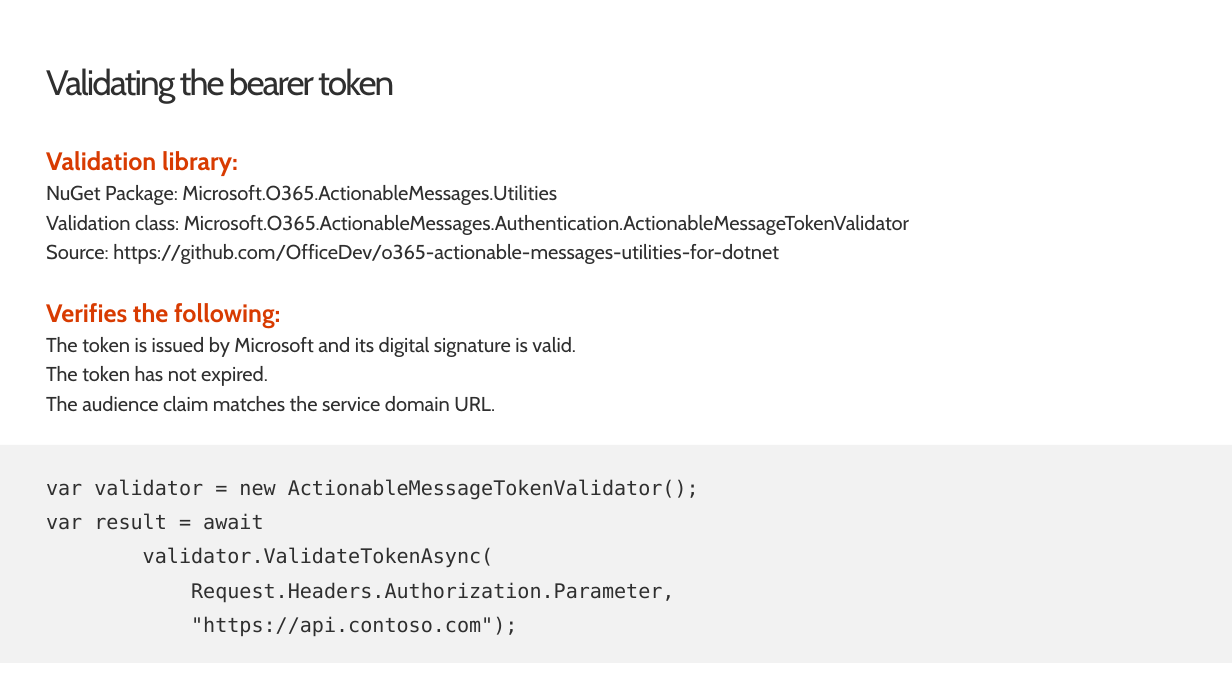
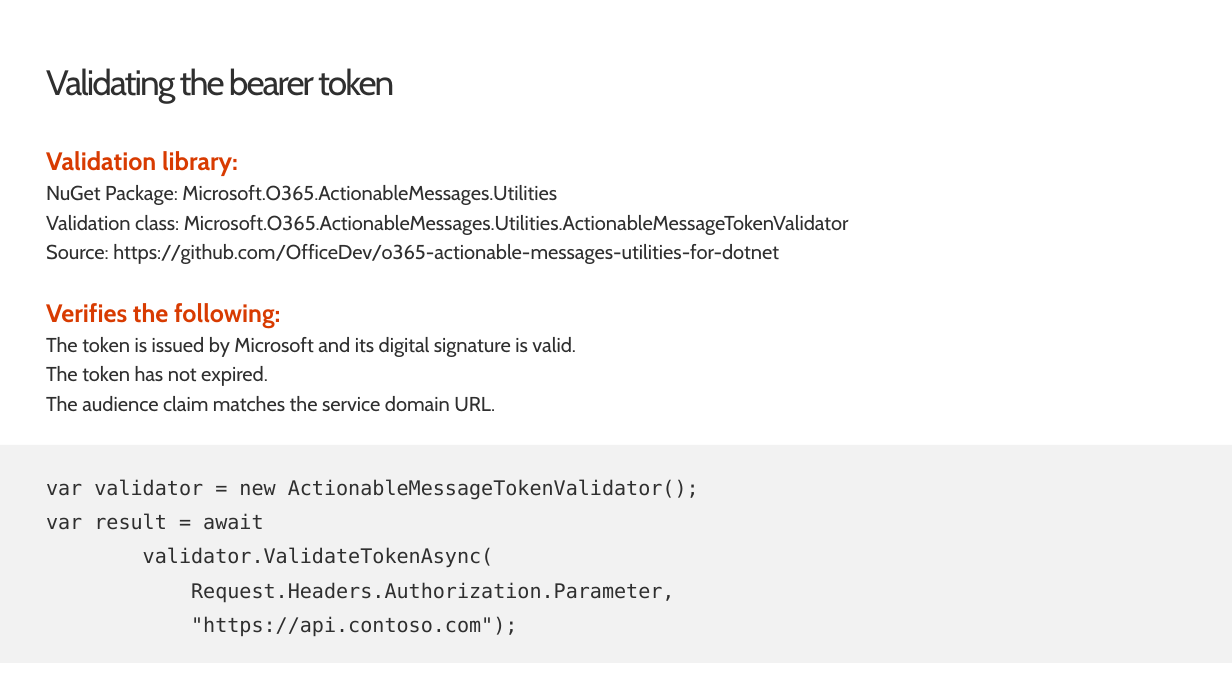
Before and after one commit to OfficeDev/TrainingContent, a slide deck: slide 9 of ConnectorActionableMsgs/03 Adaptive Cards/03 Handling Actions.pptx. Drawn at 1232x693 pixels with LibreOffice and Linux fonts; fonts in the diff are those of the drawing; background and template pictures are left out. Boxes give left, top, right and bottom in pixels: in the first picture for what was removed or moved away, otherwise in the second. Text is boxed around its words. In the diff, an @@ line names an element or a change of style, - is before the commit and + after.

Commit message:
Update Actionable Email Dashboard screenshot and url

```diff
--- a/ConnectorActionableMsgs/03 Adaptive Cards/03 Handling Actions.pptx
+++ b/ConnectorActionableMsgs/03 Adaptive Cards/03 Handling Actions.pptx
@@ text at (46, 215, 849, 235): text changed @@
-Validation class: Microsoft.O365.ActionableMessages.Authentication.ActionableMessageTokenValidator
+Validation class: Microsoft.O365.ActionableMessages.Utilities.ActionableMessageTokenValidator
```
Also in this commit, not shown: 3 other slides changed.
